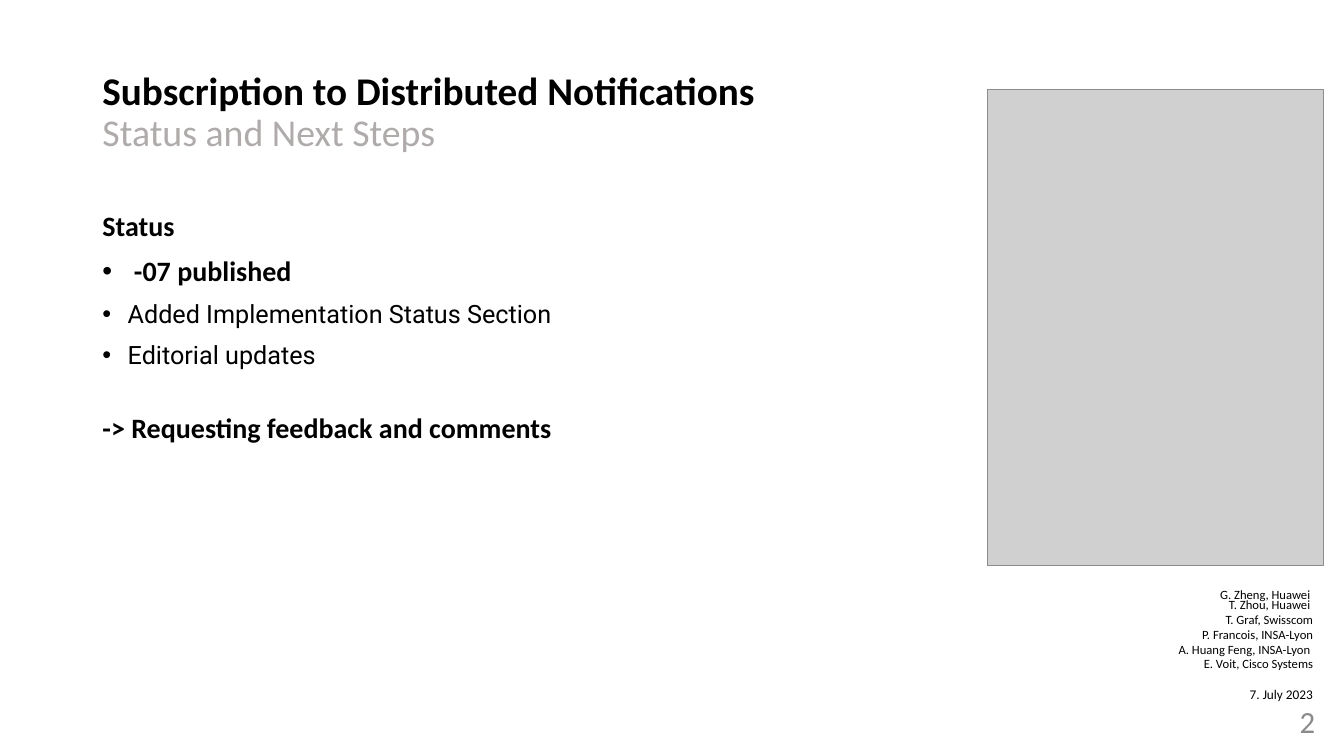
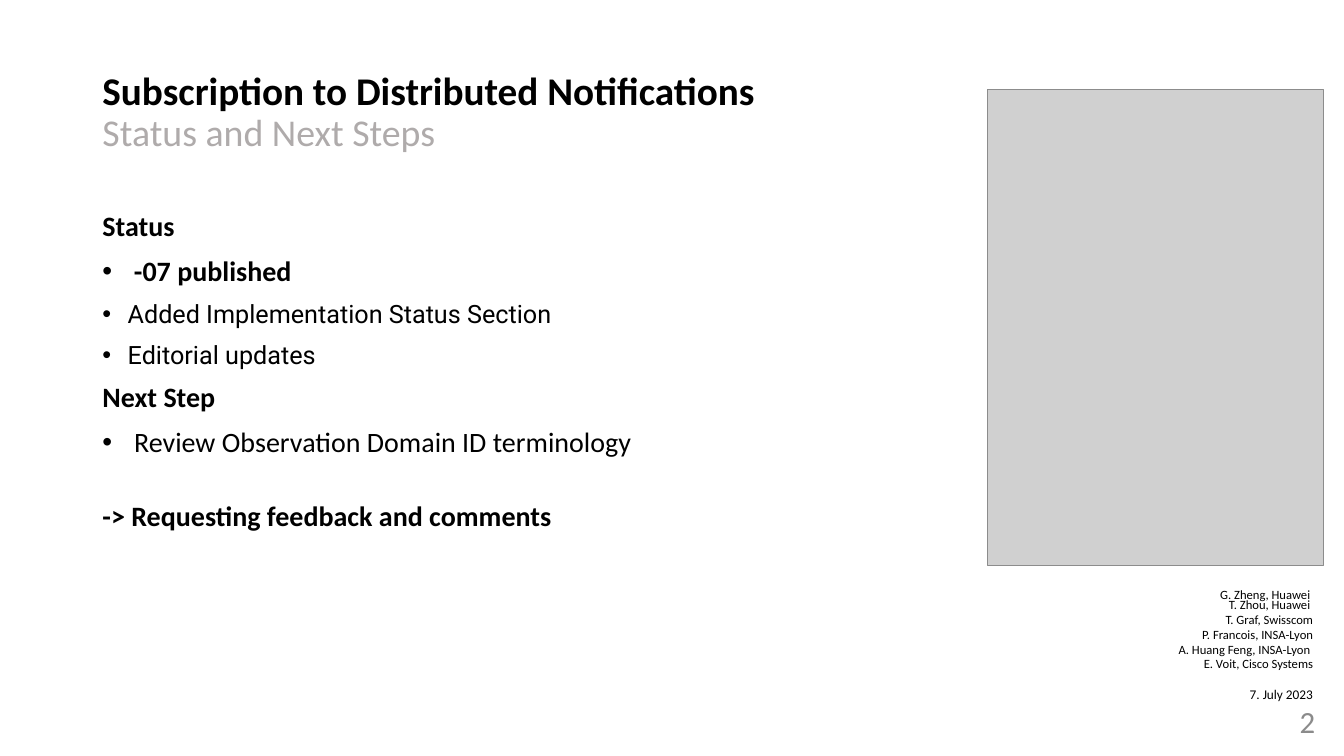
Before and after one commit to network-analytics/ietf-network-analytics-document-status, a slide deck: slide 2 of 117/NETCONF/draft-ietf-netconf-distributed-notif-07.pptx. Drawn at 1344x756 pixels with LibreOffice and Linux fonts; fonts in the diff are those of the drawing; grey boxes stand for pictures. Boxes give left, top, right and bottom in pixels: in the first picture for what was removed or moved away, otherwise in the second. Text is boxed around its words. In the diff, an @@ line names an element or a change of style, - is before the commit and + after.

Commit message:
added next steps

```diff
--- a/117/NETCONF/draft-ietf-netconf-distributed-notif-07.pptx
+++ b/117/NETCONF/draft-ietf-netconf-distributed-notif-07.pptx
@@ text at (102,388,631,457): paragraphs added @@
+Next Step
+• Review Observation Domain ID terminology
```
Also in this commit, not shown: 1 other file.
